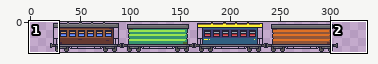
Sprite sheet, stored at res/train/Train.png. Above: a wide view before the commit, with the close-up outlined.
Close-up. As it was:
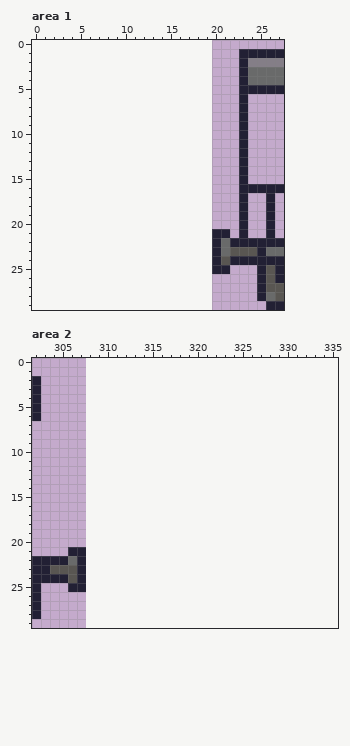
The file is 288x30 pixels. Shown: area 1: x 0..27, y 0..29; area 2: x 302..335, y 0..29. The old version is drawn lined up with the new one, on the new canvas.
After the commit:
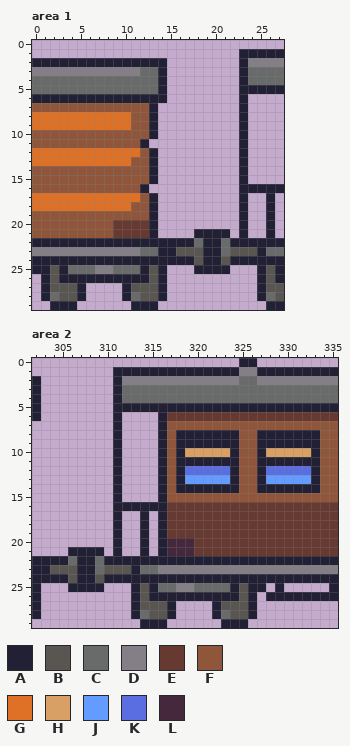
Palette (. is transparent): A #222034  B #595652  C #696a6a  D #847e87  E #663931  F #8f563b  G #df7126  H #d9a066  J #639bff  K #5b6ee1  L #45283c
Change:
canvas 288x30 -> 336x30, the old top-left corner now at 20,0
Area 1:
y 2: x 0..14 ............... -> AAAAAAAAAAAAAAA
y 3: x 0..14 ............... -> DDDDDDDDDDDDCCA
y 4..5: x 0..14 ............... -> CCCCCCCCCCCCCCA
y 6: x 0..14 ............... -> AAAAAAAAAAAAAAA
y 7: x 0..13 .............. -> FFFFFFFFFFFFFA
y 8..9: x 0..13 .............. -> GGGGGGGGGGGFFA
y 10: x 0..13 .............. -> FFFFFFFFFFFFFA
y 11: x 0..12 ............. -> FFFFFFFFFFFFA
y 12: x 0..13 .............. -> GGGGGGGGGGGGFA
y 13: x 0..13 .............. -> GGGGGGGGGGGFFA
y 14..15: x 0..13 .............. -> FFFFFFFFFFFFFA
y 16: x 0..12 ............. -> FFFFFFFFFFFFA
y 17: x 0..13 .............. -> GGGGGGGGGGGGFA
y 18: x 0..13 .............. -> GGGGGGGGGGGFFA
y 19: x 0..13 .............. -> FFFFFFFFFFFFFA
y 20: x 0..13 .............. -> FFFFFFFFFEEEEA
y 21: x 0..13 .............. -> FFFFFFFFFEEEEA; x 18..19 .. -> AA
y 22: x 0..19 .................... -> AAAAAAAAAAAAAAAAAACA
y 23: x 0..19 .................... -> DDDDDDDDDDDDCCAABBBA
y 24: x 0..19 .................... -> AAAAAAAAAAAAAAAAAABA
y 25: x 0..14 ............... -> AABACCCDDCCCABA; x 18..19 .. -> AA
y 26: x 1..14 .............. -> ABAAAAAAAAAABA
y 27: x 1..5 ..... -> ABBBA; x 10..14 ..... -> ABBBA
y 28: x 1..5 ..... -> ACBBA; x 10..14 ..... -> ACBBA
y 29: x 2..4 ... -> AAA; x 11..13 ... -> AAA
Area 2:
y 0: x 325..326 .. -> AA
y 1: x 311..335 ......................... -> AAAAAAAAAAAAAADDAAAAAAAAA
y 2: x 311..335 ......................... -> ADDDDDDDDDDDDDCCDDDDDDDDD
y 3..4: x 311..335 ......................... -> ACCCCCCCCCCCCCCCCCCCCCCCC
y 5: x 311..335 ......................... -> AAAAAAAAAAAAAAAAAAAAAAAAA
y 6: x 311 . -> A; x 316..335 .................... -> AEEEEEEEEEEEEEEEEEEE
y 7: x 311 . -> A; x 316..335 .................... -> AFFFFFFFFFFFFFFFFFFF
y 8..9: x 311 . -> A; x 316..335 .................... -> AFAAAAAAAFFAAAAAAAFF
y 10: x 311 . -> A; x 316..335 .................... -> AFAHHHHHAFFAHHHHHAFF
y 11: x 311 . -> A; x 316..335 .................... -> AFAAAAAAAFFAAAAAAAFF
y 12: x 311 . -> A; x 316..335 .................... -> AFAKKKKKAFFAKKKKKAFF
y 13: x 311 . -> A; x 316..335 .................... -> AFAJJJJJAFFAJJJJJAFF
y 14: x 311 . -> A; x 316..335 .................... -> AFAAAAAAAFFAAAAAAAFF
y 15: x 311 . -> A; x 316..335 .................... -> AFFFFFFFFFFFFFFFFFFF
y 16: x 311..335 ......................... -> AAAAAAEEEEEEEEEEEEEEEEEEE
y 17..19: x 311 . -> A; x 314 . -> A; x 316..335 .................... -> AEEEEEEEEEEEEEEEEEEE
y 20: x 311 . -> A; x 314 . -> A; x 316..335 .................... -> ALLLEEEEEEEEEEEEEEEE
y 21: x 308..309 .. -> AA; x 311 . -> A; x 314 . -> A; x 316..335 .................... -> ALLLEEEEEEEEEEEEEEEE
y 22: x 308..335 ............................ -> ACAAAAAAAAAAAAAAAAAAAAAAAAAA
y 23: x 308..335 ............................ -> ACBBBACCDDDDDDDDDDDDDDDDDDDD
y 24: x 308..335 ............................ -> ABAAAAAAAAAAAAAAAAAAAAAAAAAA
y 25: x 308..309 .. -> AA; x 313..327 ............... -> ABACCDDCCCCABAA; x 329 . -> A; x 335 . -> A
y 26: x 313..326 .............. -> ABAAAAAAAAAABA; x 328..335 ........ -> AAAAAAAA
y 27: x 313..317 ..... -> ABBBA; x 322..326 ..... -> ABBBA
y 28: x 313..317 ..... -> ACBBA; x 322..326 ..... -> ACBBA
y 29: x 314..316 ... -> AAA; x 323..325 ... -> AAA
Changed places in both close-ups, as pixel boxes (x1, y1, x2, y2):
added: (32, 58, 212, 310)
added: (86, 358, 338, 628)
